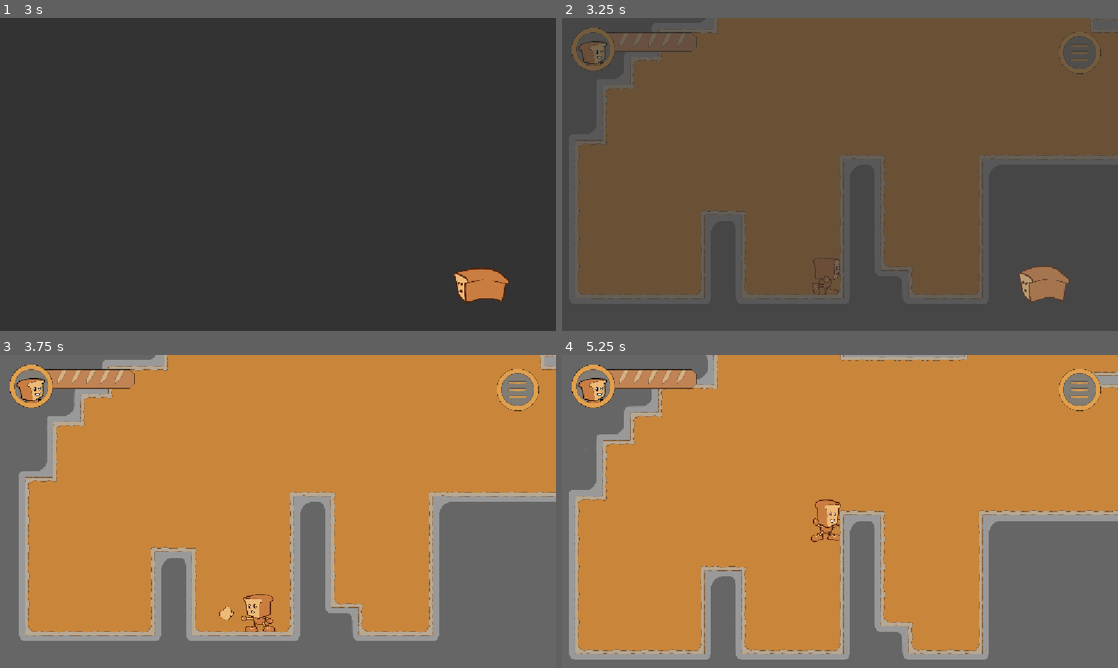
Above: before the commit, frames 1-4 (two rows, left to right).
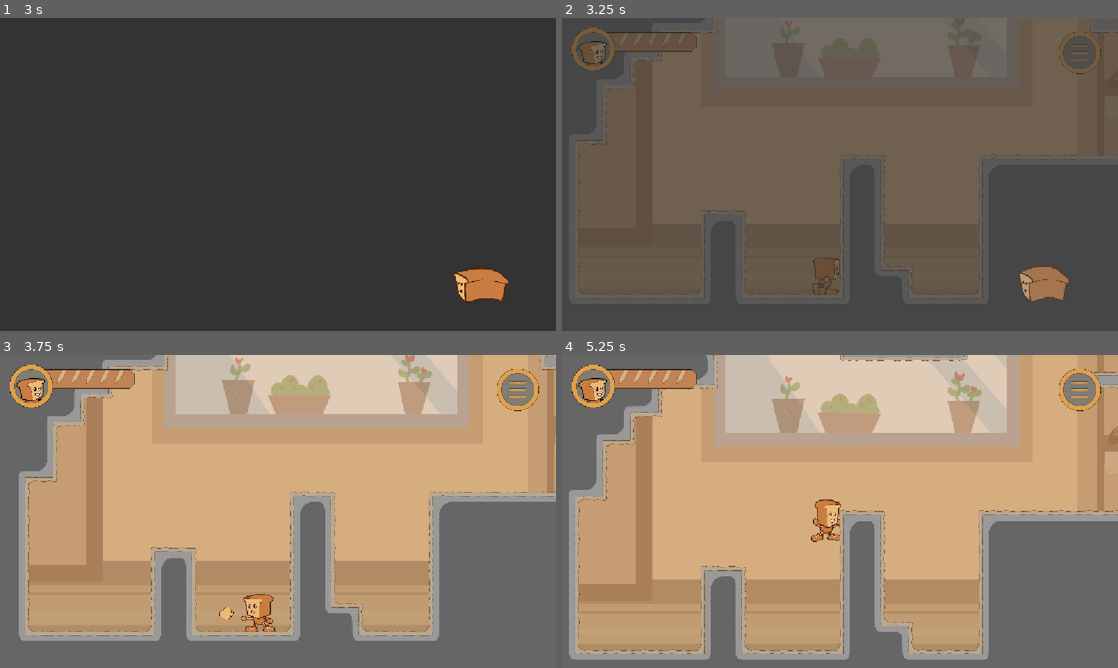
Above: after the commit, the same moments.

Repository: Espabul/Pan_demic
Game: Godot game, scene res://Scenes/UI/main_menu_scene.tscn
The game is run twice, just before and just after one commit, with the same random seed, the same clock (stepped at 60 frames per second) and the same inputs.
Inputs (mouse positions are in pixels of both pictures, inside the frame that each line leads up to):
- Up to frame 1 (3 s): click "PLAY" at 0.5 s; hold D (mover_derecha) 1.28-2 s; tap K (ataque) at 1.35 s; tap Space (saltar) at 1.52 s; click (522, 49) at 2 s; hold D (mover_derecha) from 2.78 s (still down); tap S (dash) at 2.85 s
- Up to frame 2 (3.25 s): keep holding D (mover_derecha); tap Space (saltar) at 3.02 s
- Up to frame 3 (3.75 s): release D (mover_derecha) at 3.53 s; hold A (mover izquierda) from 3.53 s (still down); tap O (disparo) at 3.6 s
- Up to frame 4 (5.25 s): release A (mover izquierda) at 4.28 s; hold D (mover_derecha) from 4.28 s (still down); tap P (disparoplus) at 4.35 s; tap Space (saltar) at 4.52 s; tap K (ataque) at 5.1 s

Frame 1 is identical in both runs. In frame 2, 37% of the frame differs, in the area x 16-100%, y 0-66%; in frame 3, 61%; in frame 4, 66%, in the area x 2-100%, y 0-95%.

Commit message:
fondos

Diff:
--- a/Scenes/Salas/Level1_Amasadora.tscn
+++ b/Scenes/Salas/Level1_Amasadora.tscn
@@ -3,6 +3,7 @@
 [ext_resource type="PackedScene" uid="uid://dth2ljmmqgu1s" path="res://Scenes/player/player.tscn" id="1_l5sf6"]
 [ext_resource type="Texture2D" uid="uid://7lh2rhx7cxy6" path="res://Assets/Tilesets/Tileset_Amasadora.png" id="2_2s2wd"]
 [ext_resource type="PackedScene" uid="uid://cifogrnvs7twy" path="res://Scenes/Misc/door.tscn" id="4_mya04"]
+[ext_resource type="Texture2D" uid="uid://bpwddicuq4fbm" path="res://Assets/backgrounds/MesaTrabajo_background.jpg" id="5_4n4k6"]
 [ext_resource type="PackedScene" uid="uid://bc1unypn4g0bs" path="res://Scenes/UI/game_screen.tscn" id="6_268t0"]
 
 [sub_resource type="GDScript" id="GDScript_l5sf6"]
@@ -399,6 +400,15 @@
 
 [node name="Level1Amasadora" type="Node2D" unique_id=783983454]
 
+[node name="ParallaxBackground" type="ParallaxBackground" parent="." unique_id=170489019]
+
+[node name="ParallaxLayer" type="ParallaxLayer" parent="ParallaxBackground" unique_id=1387860173]
+
+[node name="MesaTrabajoBackground" type="Sprite2D" parent="ParallaxBackground/ParallaxLayer" unique_id=88707627]
+position = Vector2(585.49994, -1223.9999)
+scale = Vector2(1.233073, 1.4972222)
+texture = ExtResource("5_4n4k6")
+
 [node name="Player" parent="." unique_id=1080565387 instance=ExtResource("1_l5sf6")]
 position = Vector2(-743, 182)
 
--- a/Scenes/Salas/level_10_enfriado.tscn
+++ b/Scenes/Salas/level_10_enfriado.tscn
@@ -1,6 +1,8 @@
 [gd_scene format=4 uid="uid://cft061w3ijkgq"]
 
 [ext_resource type="PackedScene" uid="uid://dth2ljmmqgu1s" path="res://Scenes/player/player.tscn" id="1_4fii3"]
+[ext_resource type="Texture2D" uid="uid://bpwddicuq4fbm" path="res://Assets/backgrounds/MesaTrabajo_background.jpg" id="1_a7gf0"]
+[ext_resource type="Texture2D" uid="uid://bi45ltx5hnk84" path="res://Assets/foreground/Foreground_mesa_trabajo.png" id="2_evuax"]
 [ext_resource type="Texture2D" uid="uid://d3hrus1t680le" path="res://Assets/Tilesets/Tileset_basic_template.png" id="2_v1wtg"]
 [ext_resource type="PackedScene" uid="uid://cifogrnvs7twy" path="res://Scenes/Misc/door.tscn" id="3_f4kwe"]
 [ext_resource type="PackedScene" uid="uid://bc1unypn4g0bs" path="res://Scenes/UI/game_screen.tscn" id="4_ng01w"]
@@ -394,6 +396,20 @@
 
 [node name="level_10_enfriado" type="Node2D" unique_id=735623229]
 
+[node name="ParallaxBackground" type="ParallaxBackground" parent="." unique_id=241986473]
+
+[node name="ParallaxLayer" type="ParallaxLayer" parent="ParallaxBackground" unique_id=1297311919]
+
+[node name="MesaTrabajoBackground" type="Sprite2D" parent="ParallaxBackground/ParallaxLayer" unique_id=1695727692]
+position = Vector2(559, -408)
+texture = ExtResource("1_a7gf0")
+
+[node name="ParallaxLayer2" type="ParallaxLayer" parent="ParallaxBackground" unique_id=2044487188]
+
+[node name="ForegroundMesaTrabajo" type="Sprite2D" parent="ParallaxBackground/ParallaxLayer2" unique_id=1746315640]
+position = Vector2(657, -592)
+texture = ExtResource("2_evuax")
+
 [node name="Player" parent="." unique_id=1080565387 instance=ExtResource("1_4fii3")]
 position = Vector2(1765, -1200)
 
--- a/Scenes/Salas/level_11_enfriado.tscn
+++ b/Scenes/Salas/level_11_enfriado.tscn
@@ -1,6 +1,8 @@
 [gd_scene format=4 uid="uid://c6jkwkkpmitbb"]
 
 [ext_resource type="PackedScene" uid="uid://dth2ljmmqgu1s" path="res://Scenes/player/player.tscn" id="1_8fpj1"]
+[ext_resource type="Texture2D" uid="uid://bpwddicuq4fbm" path="res://Assets/backgrounds/MesaTrabajo_background.jpg" id="1_36wdx"]
+[ext_resource type="Texture2D" uid="uid://bi45ltx5hnk84" path="res://Assets/foreground/Foreground_mesa_trabajo.png" id="2_g6qwk"]
 [ext_resource type="Texture2D" uid="uid://d3hrus1t680le" path="res://Assets/Tilesets/Tileset_basic_template.png" id="2_pjbou"]
 [ext_resource type="PackedScene" uid="uid://cifogrnvs7twy" path="res://Scenes/Misc/door.tscn" id="3_pjbou"]
 [ext_resource type="PackedScene" uid="uid://bc1unypn4g0bs" path="res://Scenes/UI/game_screen.tscn" id="4_kxp78"]
@@ -396,6 +398,22 @@
 
 [node name="level_11_enfriado" type="Node2D" unique_id=675519364]
 
+[node name="ParallaxBackground" type="ParallaxBackground" parent="." unique_id=1939064454]
+
+[node name="ParallaxLayer" type="ParallaxLayer" parent="ParallaxBackground" unique_id=55918021]
+
+[node name="MesaTrabajoBackground" type="Sprite2D" parent="ParallaxBackground/ParallaxLayer" unique_id=573115188]
+position = Vector2(1205, -1035)
+scale = Vector2(1.5957031, 1.4224538)
+texture = ExtResource("1_36wdx")
+
+[node name="ParallaxLayer2" type="ParallaxLayer" parent="ParallaxBackground" unique_id=1055882154]
+
+[node name="ForegroundMesaTrabajo" type="Sprite2D" parent="ParallaxBackground/ParallaxLayer2" unique_id=1776526259]
+position = Vector2(1254, -1056)
+scale = Vector2(1.5013022, 1.2490741)
+texture = ExtResource("2_g6qwk")
+
 [node name="Player" parent="." unique_id=1080565387 instance=ExtResource("1_8fpj1")]
 position = Vector2(-797, -2381)
 
@@ -407,7 +425,7 @@
 limit_bottom = 440
 
 [node name="TileMapLayer" type="TileMapLayer" parent="." unique_id=2020199493]
-tile_map_data = PackedByteArray("AAAKAAIAAAAEAAAAAAAJAAMAAAA …(10416 unchanged characters)… EAAAAAAAaAPj/AAADAAIAAAAaAPf/AAADAAAAAAA=")
+tile_map_data = PackedByteArray("AAAKAAIAAAAEAAAAAAAJAAMAAAA …(10416 unchanged characters)… EAAAAAAAaAPj/AAADAAIAAAAaAPf/AAADAAAAAAAXAPv/AAAAAAAAAAAYAPv/AAABAAAAAAAZAPv/AAACAAAAAAA=")
 tile_set = SubResource("TileSet_ryb6h")
 
 [node name="Door" parent="." unique_id=1599704378 instance=ExtResource("3_pjbou")]
--- a/Scenes/Salas/level_2_mesa_de_trabajo.tscn
+++ b/Scenes/Salas/level_2_mesa_de_trabajo.tscn
@@ -1,11 +1,14 @@
 [gd_scene format=4 uid="uid://clgmpcmatwkk3"]
 
 [ext_resource type="PackedScene" uid="uid://dth2ljmmqgu1s" path="res://Scenes/player/player.tscn" id="1_b2sxc"]
+[ext_resource type="Texture2D" uid="uid://bpwddicuq4fbm" path="res://Assets/backgrounds/MesaTrabajo_background.jpg" id="1_xns0p"]
+[ext_resource type="Texture2D" uid="uid://bi45ltx5hnk84" path="res://Assets/foreground/Foreground_mesa_trabajo.png" id="2_neysc"]
 [ext_resource type="Texture2D" uid="uid://cpc7p4k3e203k" path="res://Assets/Tilesets/Tileset_Mesa_Trabajo.png" id="2_sg5nx"]
 [ext_resource type="PackedScene" uid="uid://cifogrnvs7twy" path="res://Scenes/Misc/door.tscn" id="3_ic0pg"]
 [ext_resource type="PackedScene" uid="uid://bc1unypn4g0bs" path="res://Scenes/UI/game_screen.tscn" id="4_a81gw"]
 [ext_resource type="PackedScene" uid="uid://bftwpdqr5voh1" path="res://Scenes/Misc/boton.tscn" id="5_pjhlv"]
 [ext_resource type="PackedScene" uid="uid://cmc16eja22xv" path="res://Scenes/Misc/puerta.tscn" id="6_16ais"]
+[ext_resource type="Texture2D" uid="uid://ccekc1urp0r45" path="res://Assets/Tilesets/Masa_Madre.png" id="7_16ais"]
 
 [sub_resource type="TileSetAtlasSource" id="TileSetAtlasSource_pxjcb"]
 texture = ExtResource("2_sg5nx")
@@ -389,6 +392,22 @@
 
 [node name="level2_mesa_de_trabajo_1" type="Node2D" unique_id=1067073317]
 
+[node name="ParallaxBackground" type="ParallaxBackground" parent="." unique_id=1993871448]
+
+[node name="ParallaxLayer" type="ParallaxLayer" parent="ParallaxBackground" unique_id=1705422496]
+
+[node name="MesaTrabajoBackground" type="Sprite2D" parent="ParallaxBackground/ParallaxLayer" unique_id=1807726236]
+position = Vector2(504.00006, -1099)
+scale = Vector2(1.1876302, 1.3050926)
+texture = ExtResource("1_xns0p")
+
+[node name="ParallaxLayer2" type="ParallaxLayer" parent="ParallaxBackground" unique_id=609458124]
+
+[node name="ForegroundMesaTrabajo" type="Sprite2D" parent="ParallaxBackground/ParallaxLayer2" unique_id=1630174769]
+position = Vector2(804, -1031)
+scale = Vector2(1.1822916, 1.261574)
+texture = ExtResource("2_neysc")
+
 [node name="Player" parent="." unique_id=1080565387 instance=ExtResource("1_b2sxc")]
 position = Vector2(-1268, 182)
 
@@ -422,3 +441,7 @@
 [node name="Puerta" parent="." unique_id=1948629910 instance=ExtResource("6_16ais")]
 position = Vector2(1863, -1919)
 scale = Vector2(1, 0.96354175)
+
+[node name="MasaMadre" type="Sprite2D" parent="." unique_id=465135768]
+position = Vector2(2116, -1902)
+texture = ExtResource("7_16ais")
--- a/Scenes/Salas/level_3_mesa_de_trabajo.tscn
+++ b/Scenes/Salas/level_3_mesa_de_trabajo.tscn
@@ -1,6 +1,8 @@
 [gd_scene format=4 uid="uid://dlw70ca1redh1"]
 
+[ext_resource type="Texture2D" uid="uid://bpwddicuq4fbm" path="res://Assets/backgrounds/MesaTrabajo_background.jpg" id="1_a4v64"]
 [ext_resource type="PackedScene" uid="uid://dth2ljmmqgu1s" path="res://Scenes/player/player.tscn" id="1_chk01"]
+[ext_resource type="Texture2D" uid="uid://bi45ltx5hnk84" path="res://Assets/foreground/Foreground_mesa_trabajo.png" id="2_8j50v"]
 [ext_resource type="Texture2D" uid="uid://cpc7p4k3e203k" path="res://Assets/Tilesets/Tileset_Mesa_Trabajo.png" id="2_ntval"]
 [ext_resource type="PackedScene" uid="uid://t742p21fjpwv" path="res://Scenes/Enemigos/Baguettier/baguettier.tscn" id="3_j6xlt"]
 [ext_resource type="PackedScene" uid="uid://cifogrnvs7twy" path="res://Scenes/Misc/door.tscn" id="4_1swy8"]
@@ -390,6 +392,22 @@
 
 [node name="level3_mesa_de_trabajo_2" type="Node2D" unique_id=171684994]
 
+[node name="ParallaxBackground" type="ParallaxBackground" parent="." unique_id=403016762]
+
+[node name="ParallaxLayer" type="ParallaxLayer" parent="ParallaxBackground" unique_id=1738467580]
+
+[node name="MesaTrabajoBackground" type="Sprite2D" parent="ParallaxBackground/ParallaxLayer" unique_id=922179198]
+position = Vector2(648, -1146)
+scale = Vector2(1.273177, 1.3023148)
+texture = ExtResource("1_a4v64")
+
+[node name="ParallaxLayer2" type="ParallaxLayer" parent="ParallaxBackground" unique_id=202488483]
+
+[node name="ForegroundMesaTrabajo" type="Sprite2D" parent="ParallaxBackground/ParallaxLayer2" unique_id=122616629]
+position = Vector2(1131, -1078.9999)
+scale = Vector2(1.2942708, 1.3055557)
+texture = ExtResource("2_8j50v")
+
 [node name="Player" parent="." unique_id=1080565387 instance=ExtResource("1_chk01")]
 position = Vector2(-1066, 192)
 
--- a/Scenes/Salas/level_4_frigo_1.tscn
+++ b/Scenes/Salas/level_4_frigo_1.tscn
@@ -1,7 +1,9 @@
 [gd_scene format=4 uid="uid://boip1ukb8tjmj"]
 
+[ext_resource type="Texture2D" uid="uid://genrrconh5ok" path="res://Assets/backgrounds/Frigo_fondo.png" id="1_rbwja"]
 [ext_resource type="PackedScene" uid="uid://dth2ljmmqgu1s" path="res://Scenes/player/player.tscn" id="1_uxktc"]
 [ext_resource type="Texture2D" uid="uid://d3hrus1t680le" path="res://Assets/Tilesets/Tileset_basic_template.png" id="2_2csk2"]
+[ext_resource type="Texture2D" uid="uid://j8ukwryq7yrx" path="res://Assets/backgrounds/Frigo_foreground.png" id="2_qyns5"]
 [ext_resource type="PackedScene" uid="uid://cifogrnvs7twy" path="res://Scenes/Misc/door.tscn" id="3_2csk2"]
 [ext_resource type="PackedScene" uid="uid://bc1unypn4g0bs" path="res://Scenes/UI/game_screen.tscn" id="4_54rje"]
 [ext_resource type="PackedScene" uid="uid://cmc16eja22xv" path="res://Scenes/Misc/puerta.tscn" id="5_giacs"]
@@ -393,6 +395,22 @@
 
 [node name="level_4_frigo_1" type="Node2D" unique_id=1296051877]
 
+[node name="ParallaxBackground" type="ParallaxBackground" parent="." unique_id=1028176465]
+
+[node name="ParallaxLayer" type="ParallaxLayer" parent="ParallaxBackground" unique_id=1316208316]
+
+[node name="FrigoFondo" type="Sprite2D" parent="ParallaxBackground/ParallaxLayer" unique_id=266231406]
+position = Vector2(399.5, -292.49997)
+scale = Vector2(0.9658853, 0.70972216)
+texture = ExtResource("1_rbwja")
+
+[node name="ParallaxLayer2" type="ParallaxLayer" parent="ParallaxBackground" unique_id=1939947180]
+
+[node name="FrigoForeground" type="Sprite2D" parent="ParallaxBackground/ParallaxLayer2" unique_id=2027146593]
+position = Vector2(538, -246.00009)
+scale = Vector2(0.9671876, 0.6490741)
+texture = ExtResource("2_qyns5")
+
 [node name="Player" parent="." unique_id=1080565387 instance=ExtResource("1_uxktc")]
 
 [node name="Camera2D" type="Camera2D" parent="Player" unique_id=770915038]
--- a/Scenes/Salas/level_5_frigo_2.tscn
+++ b/Scenes/Salas/level_5_frigo_2.tscn
@@ -1,6 +1,8 @@
 [gd_scene format=4 uid="uid://dixrsl4vdgfo7"]
 
 [ext_resource type="PackedScene" uid="uid://dth2ljmmqgu1s" path="res://Scenes/player/player.tscn" id="1_ey3qm"]
+[ext_resource type="Texture2D" uid="uid://genrrconh5ok" path="res://Assets/backgrounds/Frigo_fondo.png" id="1_i8sko"]
+[ext_resource type="Texture2D" uid="uid://j8ukwryq7yrx" path="res://Assets/backgrounds/Frigo_foreground.png" id="2_ihd85"]
 [ext_resource type="Texture2D" uid="uid://d3hrus1t680le" path="res://Assets/Tilesets/Tileset_basic_template.png" id="2_irnpp"]
 [ext_resource type="PackedScene" uid="uid://cifogrnvs7twy" path="res://Scenes/Misc/door.tscn" id="3_irnpp"]
 [ext_resource type="PackedScene" uid="uid://bc1unypn4g0bs" path="res://Scenes/UI/game_screen.tscn" id="4_yoii5"]
@@ -394,6 +396,22 @@
 
 [node name="level_5_frigo_2" type="Node2D" unique_id=598813528]
 
+[node name="ParallaxBackground" type="ParallaxBackground" parent="." unique_id=950621290]
+
+[node name="ParallaxLayer" type="ParallaxLayer" parent="ParallaxBackground" unique_id=659672607]
+
+[node name="FrigoFondo" type="Sprite2D" parent="ParallaxBackground/ParallaxLayer" unique_id=988187704]
+position = Vector2(488, -1107.0001)
+scale = Vector2(1.0348958, 1.4611108)
+texture = ExtResource("1_i8sko")
+
+[node name="ParallaxLayer2" type="ParallaxLayer" parent="ParallaxBackground" unique_id=706078439]
+
+[node name="FrigoForeground" type="Sprite2D" parent="ParallaxBackground/ParallaxLayer2" unique_id=60713075]
+position = Vector2(547.5001, -1060)
+scale = Vector2(0.9106771, 1.438889)
+texture = ExtResource("2_ihd85")
+
 [node name="Player" parent="." unique_id=1080565387 instance=ExtResource("1_ey3qm")]
 position = Vector2(1754, -2431)
 
--- a/Scenes/Salas/level_6_frigo_3.tscn
+++ b/Scenes/Salas/level_6_frigo_3.tscn
@@ -1,6 +1,8 @@
 [gd_scene format=4 uid="uid://d3fcqs6ksbkl6"]
 
 [ext_resource type="PackedScene" uid="uid://dth2ljmmqgu1s" path="res://Scenes/player/player.tscn" id="1_d03tw"]
+[ext_resource type="Texture2D" uid="uid://genrrconh5ok" path="res://Assets/backgrounds/Frigo_fondo.png" id="1_qrj0w"]
+[ext_resource type="Texture2D" uid="uid://j8ukwryq7yrx" path="res://Assets/backgrounds/Frigo_foreground.png" id="2_0urlv"]
 [ext_resource type="PackedScene" uid="uid://cetvj4vjn8esd" path="res://Scenes/Enemigos/Pancio/pancio.tscn" id="2_3snwq"]
 [ext_resource type="Texture2D" uid="uid://d3hrus1t680le" path="res://Assets/Tilesets/Tileset_basic_template.png" id="2_x8n0w"]
 [ext_resource type="PackedScene" uid="uid://cifogrnvs7twy" path="res://Scenes/Misc/door.tscn" id="4_gdx5d"]
@@ -393,6 +395,22 @@
 
 [node name="level_6_frigo_3" type="Node2D" unique_id=359482764]
 
+[node name="ParallaxBackground" type="ParallaxBackground" parent="." unique_id=392298372]
+
+[node name="ParallaxLayer" type="ParallaxLayer" parent="ParallaxBackground" unique_id=1238009585]
+
+[node name="FrigoFondo" type="Sprite2D" parent="ParallaxBackground/ParallaxLayer" unique_id=642978017]
+position = Vector2(518, -1118.0001)
+scale = Vector2(1.2852864, 1.4761577)
+texture = ExtResource("1_qrj0w")
+
+[node name="ParallaxLayer2" type="ParallaxLayer" parent="ParallaxBackground" unique_id=1389133085]
+
+[node name="FrigoForeground" type="Sprite2D" parent="ParallaxBackground/ParallaxLayer2" unique_id=1319655635]
+position = Vector2(547.49994, -1065.9999)
+scale = Vector2(1.1809895, 1.4212962)
+texture = ExtResource("2_0urlv")
+
 [node name="Player" parent="." unique_id=1080565387 instance=ExtResource("1_d03tw")]
 position = Vector2(1774, -2474)
 
--- a/Scenes/Salas/level_7_dibujado.tscn
+++ b/Scenes/Salas/level_7_dibujado.tscn
@@ -1,9 +1,12 @@
 [gd_scene format=4 uid="uid://dff8n0jmjn1o0"]
 
 [ext_resource type="PackedScene" uid="uid://dth2ljmmqgu1s" path="res://Scenes/player/player.tscn" id="1_4vke5"]
+[ext_resource type="Texture2D" uid="uid://bpwddicuq4fbm" path="res://Assets/backgrounds/MesaTrabajo_background.jpg" id="1_m2ghb"]
 [ext_resource type="Texture2D" uid="uid://cpc7p4k3e203k" path="res://Assets/Tilesets/Tileset_Mesa_Trabajo.png" id="2_4vke5"]
+[ext_resource type="Texture2D" uid="uid://bi45ltx5hnk84" path="res://Assets/foreground/Foreground_mesa_trabajo.png" id="2_xai0j"]
 [ext_resource type="PackedScene" uid="uid://cifogrnvs7twy" path="res://Scenes/Misc/door.tscn" id="3_6xox2"]
 [ext_resource type="PackedScene" uid="uid://bc1unypn4g0bs" path="res://Scenes/UI/game_screen.tscn" id="4_l0oyq"]
+[ext_resource type="Texture2D" uid="uid://ccekc1urp0r45" path="res://Assets/Tilesets/Masa_Madre.png" id="5_1fl3a"]
 
 [sub_resource type="TileSetAtlasSource" id="TileSetAtlasSource_l0oyq"]
 texture = ExtResource("2_4vke5")
@@ -392,6 +395,22 @@
 
 [node name="level_7_dibujado" type="Node2D" unique_id=1056248714]
 
+[node name="ParallaxBackground" type="ParallaxBackground" parent="." unique_id=421598480]
+
+[node name="ParallaxLayer" type="ParallaxLayer" parent="ParallaxBackground" unique_id=1389760391]
+
+[node name="MesaTrabajoBackground" type="Sprite2D" parent="ParallaxBackground/ParallaxLayer" unique_id=1407994686]
+position = Vector2(504, -1035)
+scale = Vector2(1.2786459, 1.3539351)
+texture = ExtResource("1_m2ghb")
+
+[node name="ParallaxLayer2" type="ParallaxLayer" parent="ParallaxBackground" unique_id=899715620]
+
+[node name="ForegroundMesaTrabajo" type="Sprite2D" parent="ParallaxBackground/ParallaxLayer2" unique_id=1174790592]
+position = Vector2(772, -915.00006)
+scale = Vector2(1.3072917, 1.2601851)
+texture = ExtResource("2_xai0j")
+
 [node name="Player" parent="." unique_id=1080565387 instance=ExtResource("1_4vke5")]
 position = Vector2(-1745, -88)
 
@@ -417,3 +436,7 @@
 next_scene = "level_4_frigo"
 
 [node name="GameScreen" parent="." unique_id=1350099081 instance=ExtResource("4_l0oyq")]
+
+[node name="MasaMadre" type="Sprite2D" parent="." unique_id=108492509]
+position = Vector2(-1292, -1692)
+texture = ExtResource("5_1fl3a")
--- a/Scenes/Salas/level_8_horno.tscn
+++ b/Scenes/Salas/level_8_horno.tscn
@@ -1,7 +1,9 @@
 [gd_scene format=4 uid="uid://d4eljk54wtu23"]
 
 [ext_resource type="PackedScene" uid="uid://dth2ljmmqgu1s" path="res://Scenes/player/player.tscn" id="1_fgkxc"]
+[ext_resource type="Texture2D" uid="uid://dqp5voh660w0n" path="res://Assets/backgrounds/Horno_fondo.png" id="1_pxrlu"]
 [ext_resource type="Texture2D" uid="uid://by6x50rs5ihsc" path="res://Assets/Tilesets/Tileset_Horno_Metal.png" id="2_7vmwe"]
+[ext_resource type="Texture2D" uid="uid://botx6sav3jje0" path="res://Assets/backgrounds/Horno_foreground.png" id="2_b1gkj"]
 [ext_resource type="PackedScene" uid="uid://cifogrnvs7twy" path="res://Scenes/Misc/door.tscn" id="3_7vmwe"]
 [ext_resource type="PackedScene" uid="uid://bc1unypn4g0bs" path="res://Scenes/UI/game_screen.tscn" id="4_j0cks"]
 [ext_resource type="PackedScene" uid="uid://cmc16eja22xv" path="res://Scenes/Misc/puerta.tscn" id="5_qrkvi"]
@@ -394,6 +396,22 @@
 
 [node name="level_8_horno" type="Node2D" unique_id=711313631]
 
+[node name="ParallaxBackground" type="ParallaxBackground" parent="." unique_id=1558196732]
+
+[node name="ParallaxLayer" type="ParallaxLayer" parent="ParallaxBackground" unique_id=886308376]
+
+[node name="HornoFondo" type="Sprite2D" parent="ParallaxBackground/ParallaxLayer" unique_id=300860251]
+position = Vector2(508.50003, -911)
+scale = Vector2(1.2539064, 1.3675926)
+texture = ExtResource("1_pxrlu")
+
+[node name="HornoForeground" type="Sprite2D" parent="ParallaxBackground/ParallaxLayer" unique_id=1809940175]
+position = Vector2(516.0001, -954.50006)
+scale = Vector2(1.2609376, 1.3643519)
+texture = ExtResource("2_b1gkj")
+
+[node name="ParallaxLayer2" type="ParallaxLayer" parent="ParallaxBackground" unique_id=79244891]
+
 [node name="Player" parent="." unique_id=1080565387 instance=ExtResource("1_fgkxc")]
 position = Vector2(-1760, -54)
 
--- a/Scenes/Salas/level_9_enfriado.tscn
+++ b/Scenes/Salas/level_9_enfriado.tscn
@@ -1,7 +1,9 @@
 [gd_scene format=4 uid="uid://w6mwvtb4rust"]
 
 [ext_resource type="PackedScene" uid="uid://dth2ljmmqgu1s" path="res://Scenes/player/player.tscn" id="1_irm5c"]
+[ext_resource type="Texture2D" uid="uid://bpwddicuq4fbm" path="res://Assets/backgrounds/MesaTrabajo_background.jpg" id="1_j0ne3"]
 [ext_resource type="Texture2D" uid="uid://d3hrus1t680le" path="res://Assets/Tilesets/Tileset_basic_template.png" id="2_3mii2"]
+[ext_resource type="Texture2D" uid="uid://bi45ltx5hnk84" path="res://Assets/foreground/Foreground_mesa_trabajo.png" id="2_ndh2h"]
 [ext_resource type="PackedScene" uid="uid://cifogrnvs7twy" path="res://Scenes/Misc/door.tscn" id="3_3mii2"]
 [ext_resource type="PackedScene" uid="uid://bc1unypn4g0bs" path="res://Scenes/UI/game_screen.tscn" id="4_kybpr"]
 [ext_resource type="PackedScene" uid="uid://cmc16eja22xv" path="res://Scenes/Misc/puerta.tscn" id="5_pg5ad"]
@@ -393,14 +395,29 @@
 
 [node name="level_9_enfriado" type="Node2D" unique_id=724676458]
 
+[node name="ParallaxBackground" type="ParallaxBackground" parent="." unique_id=869241816]
+
+[node name="ParallaxLayer" type="ParallaxLayer" parent="ParallaxBackground" unique_id=1144315362]
+
+[node name="MesaTrabajoBackground" type="Sprite2D" parent="ParallaxBackground/ParallaxLayer" unique_id=1676567094]
+position = Vector2(475, -69)
+scale = Vector2(0.9557292, 0.8935186)
+texture = ExtResource("1_j0ne3")
+
+[node name="ParallaxLayer2" type="ParallaxLayer" parent="ParallaxBackground" unique_id=600065330]
+
+[node name="ForegroundMesaTrabajo" type="Sprite2D" parent="ParallaxBackground/ParallaxLayer2" unique_id=972992358]
+position = Vector2(758, -332)
+texture = ExtResource("2_ndh2h")
+
 [node name="Player" parent="." unique_id=1080565387 instance=ExtResource("1_irm5c")]
 position = Vector2(-619, 155)
 
 [node name="Camera2D" type="Camera2D" parent="Player" unique_id=1349208614]
 zoom = Vector2(0.45, 0.45)
-limit_left = -1400
+limit_left = -1300
 limit_top = -1150
-limit_right = 2450
+limit_right = 2400
 limit_bottom = 440
 
 [node name="TileMapLayer" type="TileMapLayer" parent="." unique_id=92991611]
Binary file added: Assets/backgrounds/Frigo_fondo.png
Not shown, added: Assets/backgrounds/Frigo_fondo.png.import
Binary file added: Assets/backgrounds/Frigo_foreground.png
Not shown, added: Assets/backgrounds/Frigo_foreground.png.import
Binary file added: Assets/backgrounds/Horno_fondo.png
Not shown, added: Assets/backgrounds/Horno_fondo.png.import
Binary file added: Assets/backgrounds/Horno_foreground.png
Not shown, added: Assets/backgrounds/Horno_foreground.png.import
